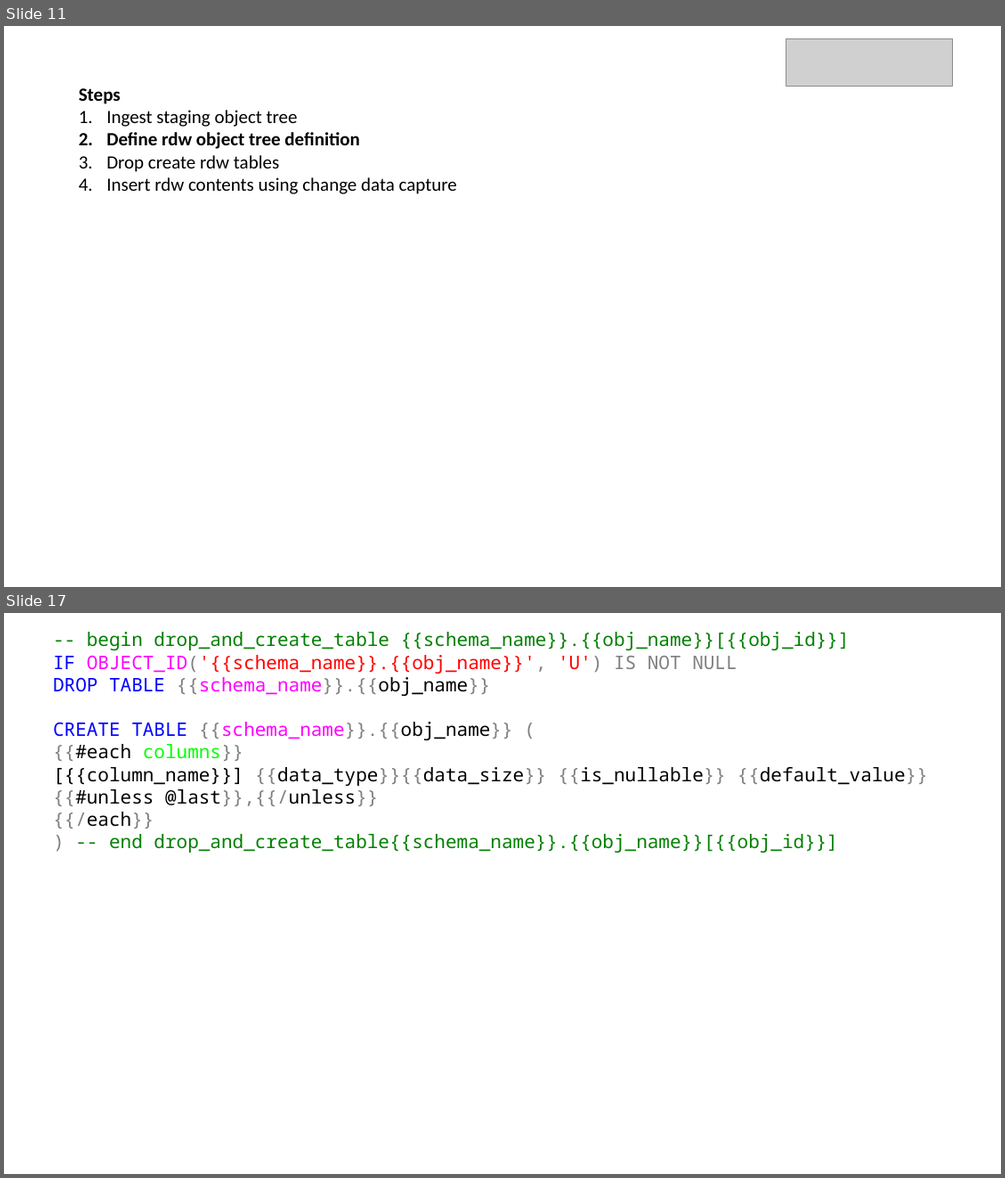
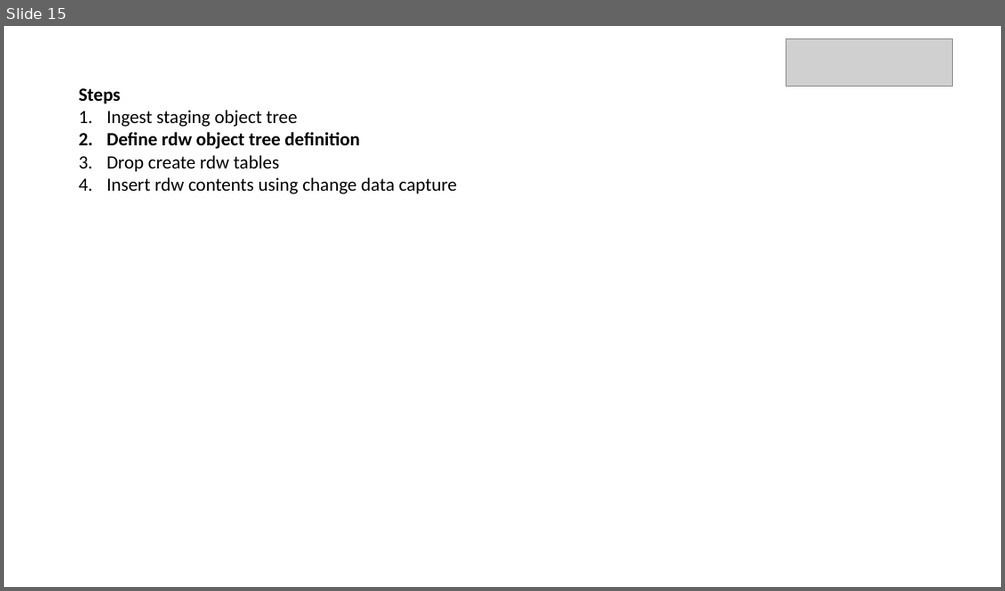
Before and after one commit to basvdberg/BETL, a slide deck: image/dwa_sas_vs_microsoft.pptx. Shown one above the other, each under a label of ours: slides 11 and 17 before the commit, slide 15 after it; the slides between them are not shown. The pictures are 1005x1178 and 1005x591 pixels, drawn with LibreOffice and Linux fonts; fonts in the diff are those of the drawing; grey boxes stand for pictures. Boxes give left, top, right and bottom in pixels: in the first picture for what was removed or moved away, otherwise in the second. Text is boxed around its words. In the diff, an @@ line names an element or a change of style, - is before the commit and + after.

```diff
--- a/image/dwa_sas_vs_microsoft.pptx
+++ b/image/dwa_sas_vs_microsoft.pptx
@@ slide 17 removed at (4,613,1001,1174), background #FFFFFF @@
@@ text removed at (53,632,928,852) @@
--- begin drop_and_create_table {{schema_name}}.{{obj_name}}[{{obj_id}}]
-IF OBJECT_ID('{{schema_name}}.{{obj_name}}', 'U') IS NOT NULL
-DROP TABLE {{schema_name}}.{{obj_name}}
-CREATE TABLE {{schema_name}}.{{obj_name}} (
-{{#each columns}}
-[{{column_name}}] {{data_type}}{{data_size}} {{is_nullable}} {{default_value}}{{#unless @last}},{{/unless}}
-{{/each}}
-) -- end drop_and_create_table{{schema_name}}.{{obj_name}}[{{obj_id}}]
@@ what was slide 11 is now slide 15 @@
```
Also in this commit, not shown: 7 slides changed, 12 slides added, 9 other slides removed, 2 other files.
